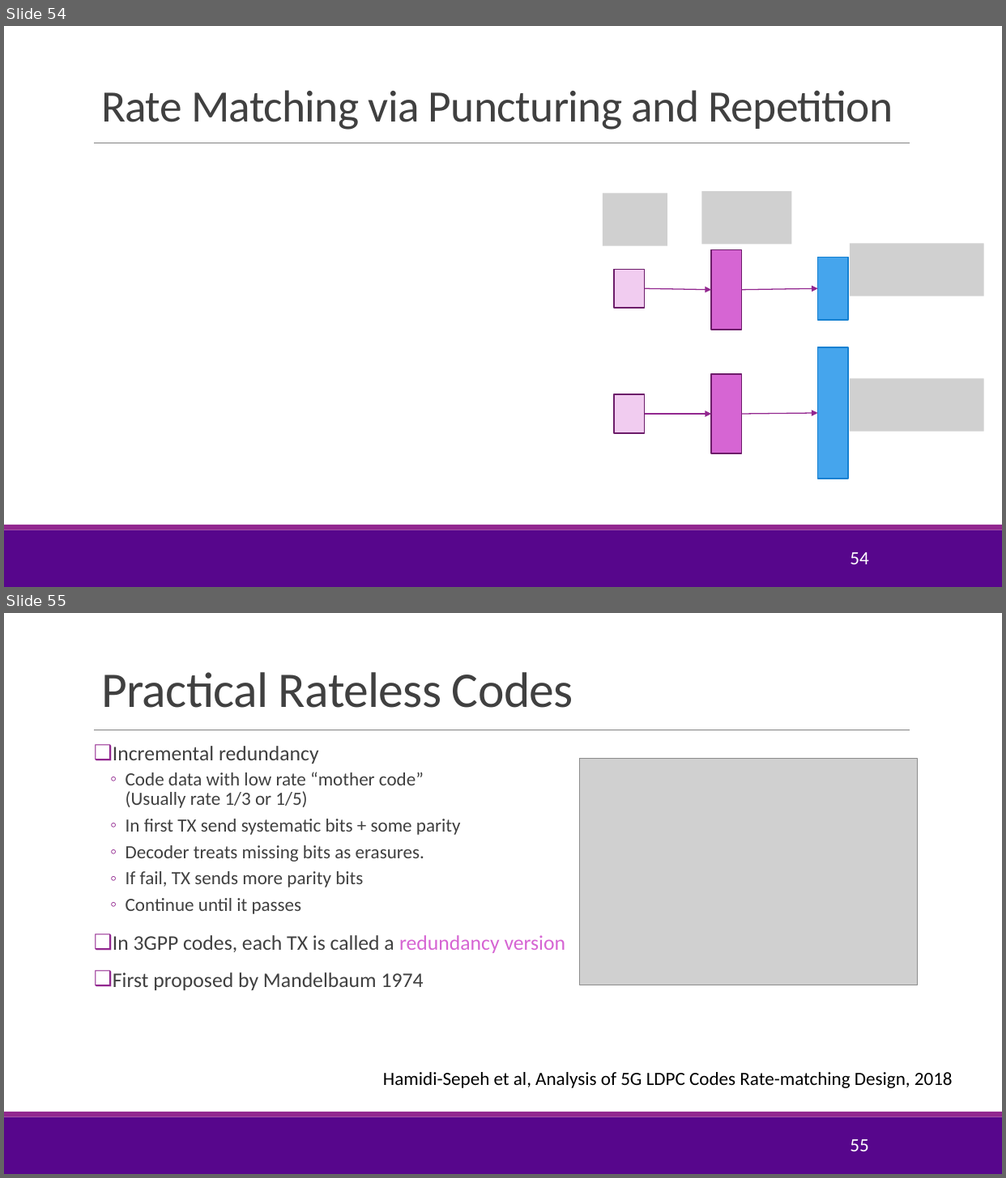
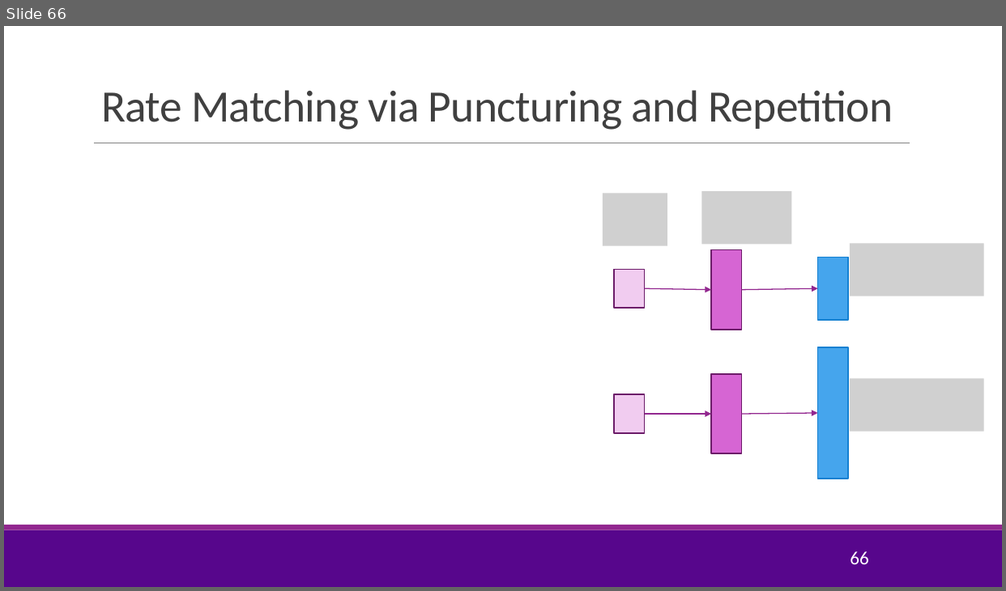
Before and after one commit to sdrangan/wirelesscomm, a slide deck: lectures/Unit05_AMC.pptx. Shown one above the other, each under a label of ours: slides 54 and 55 before the commit, slide 66 after it. The pictures are 1006x1178 and 1006x591 pixels, drawn with LibreOffice and Linux fonts; fonts in the diff are those of the drawing; grey boxes stand for pictures; background and template pictures are left out. Boxes give left, top, right and bottom in pixels: in the first picture for what was removed or moved away, otherwise in the second. Text is boxed around its words. In the diff, an @@ line names an element or a change of style, - is before the commit and + after.

```diff
--- a/lectures/Unit05_AMC.pptx
+++ b/lectures/Unit05_AMC.pptx
@@ slide 55 removed at bbox=[4, 613, 1002, 1174], background #FFFFFF; not listed: 3 template elements that a slide beside it also shows @@
@@ title removed at bbox=[101, 672, 573, 708] @@
-Practical Rateless Codes
@@ text removed at bbox=[113, 746, 566, 990] @@
-❑ Incremental redundancy
-  ◦ Code data with low rate “mother code”
-    (Usually rate 1/3 or 1/5)
-  ◦ In first TX send systematic bits + some parity
-  ◦ Decoder treats missing bits as erasures.
-  ◦ If fail, TX sends more parity bits
-  ◦ Continue until it passes
-❑ In 3GPP codes, each TX is called a redundancy version
-❑ First proposed by Mandelbaum 1974
@@ picture removed at bbox=[580, 758, 918, 985] @@
@@ text removed at bbox=[383, 1072, 953, 1088] @@
-Hamidi-Sepeh et al, Analysis of 5G LDPC Codes Rate-matching Design, 2018
@@ page number removed at bbox=[850, 1139, 868, 1152] @@
-55
@@ what was slide 54 is now slide 66 @@
@@ page number at bbox=[850, 552, 868, 565]: text changed @@
-54
+66
```
Also in this commit, not shown: 2 slides changed, 10 slides added, 2 other slides removed, 4 other files.
